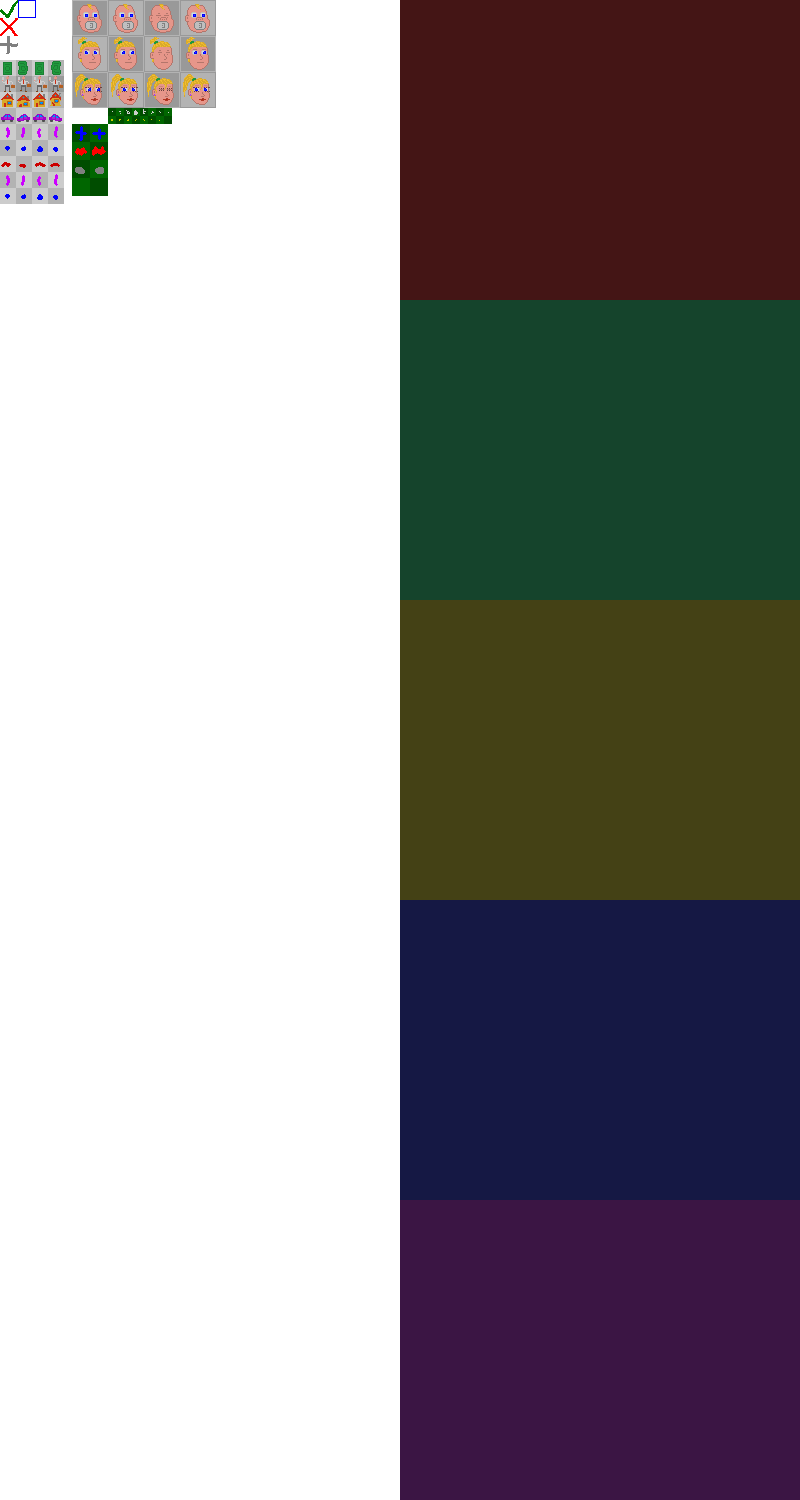
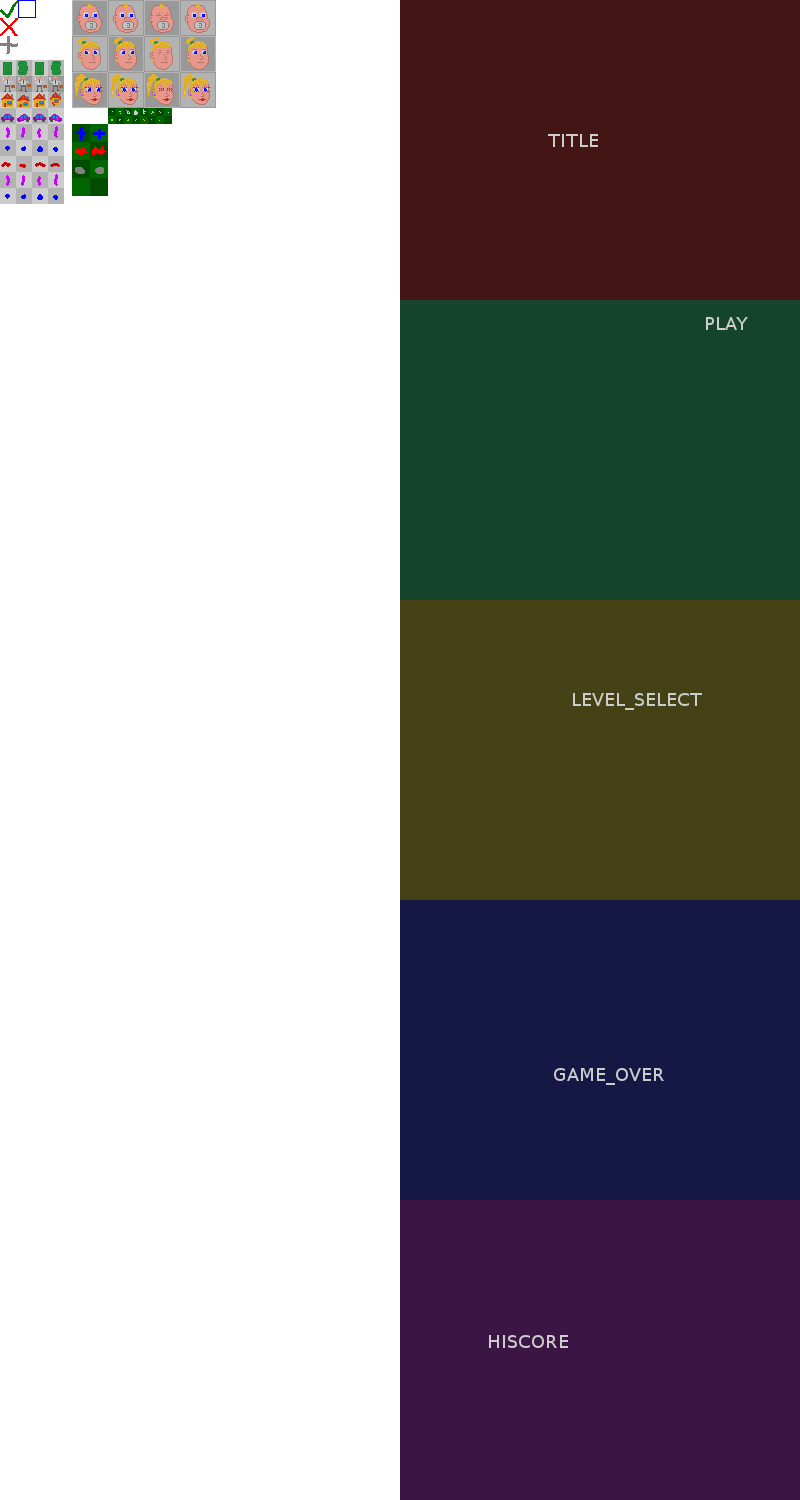
Layers edited between the first and the second 800px x 1500px image:
added layer "HISCORE" above "GAME_OVER" over [489, 1335, 568, 1348]
added layer "GAME_OVER" above "LEVEL_SELECT" over [554, 1068, 664, 1085]
added layer "LEVEL_SELECT" above "PLAY" over [573, 693, 702, 710]
added layer "PLAY" above "TITLE" over [706, 317, 748, 330]
added layer "TITLE" above "gfx" over [548, 134, 598, 147]
